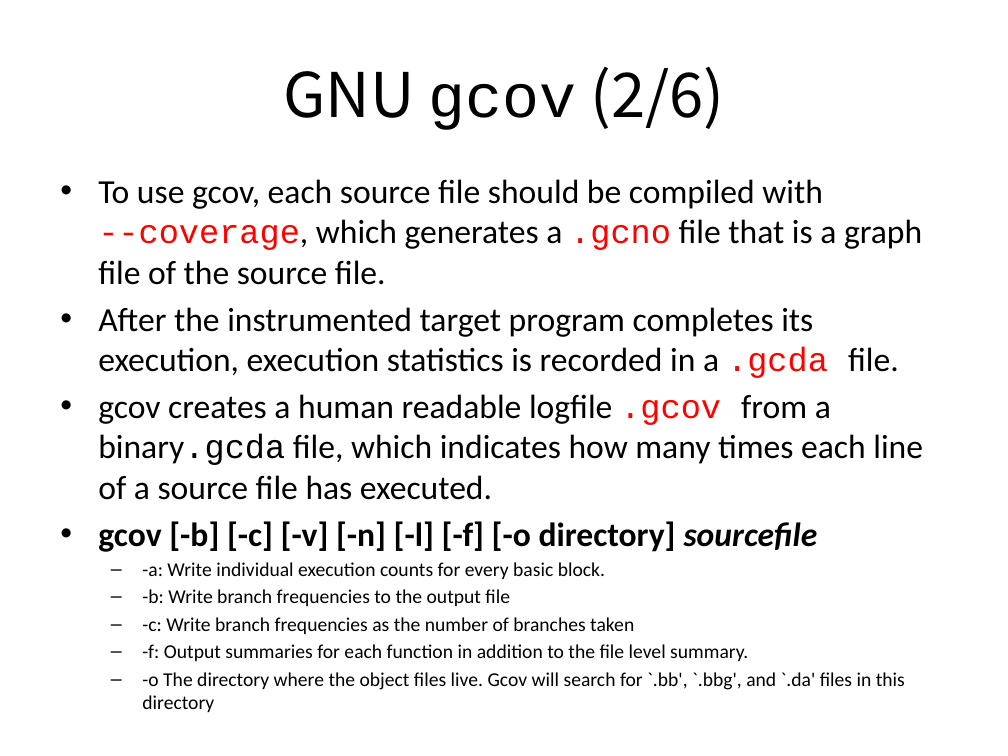
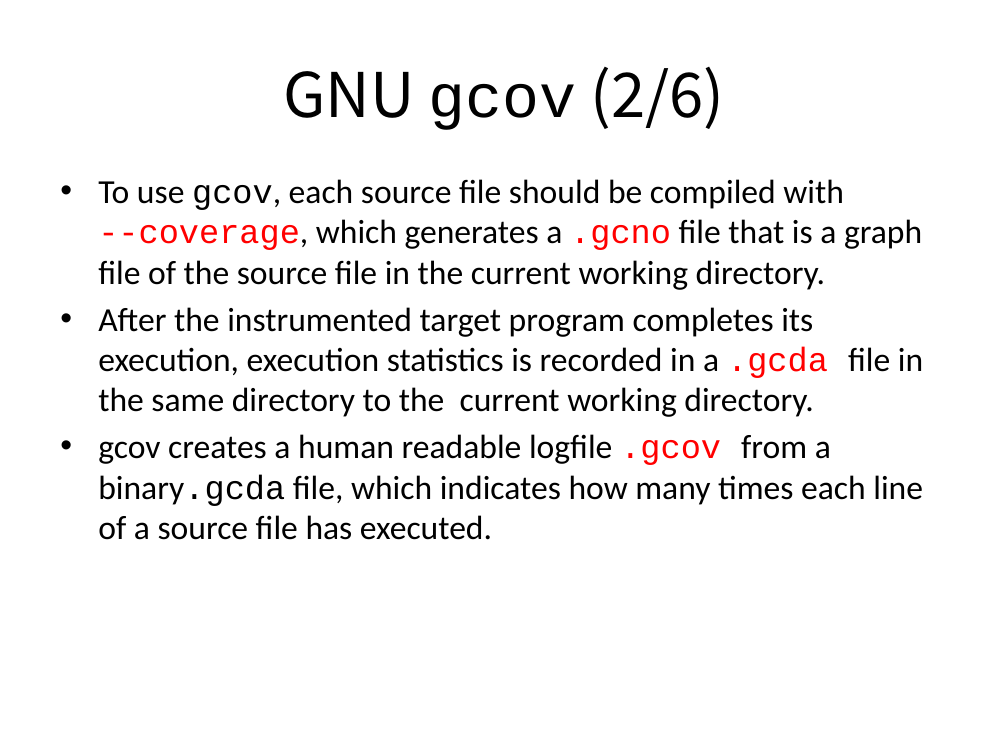
Before and after one commit to swtv-kaist/cs458-spring23, a slide deck: slide 2 of 2-coverage/lec6-gcov-llvm-cov-v5.pptx. Drawn at 1008x756 pixels with LibreOffice and Linux fonts; fonts in the diff are those of the drawing. Boxes give left, top, right and bottom in pixels: in the first picture for what was removed or moved away, otherwise in the second. Text is boxed around its words. In the diff, an @@ line names an element or a change of style, - is before the commit and + after.

```diff
--- a/2-coverage/lec6-gcov-llvm-cov-v5.pptx
+++ b/2-coverage/lec6-gcov-llvm-cov-v5.pptx
@@ text at (98, 179, 923, 417): text changed @@
-• To use gcov, each source file should be compiled with
-  --coverage, which generates a .gcno file that is a graph file of the source file.
-• After the instrumented target program completes its execution, execution statistics is recorded in a .gcda file.
+• To use gcov, each source file should be compiled with
+  --coverage, which generates a .gcno file that is a graph file of the source file in the current working directory.
+• After the instrumented target program completes its execution, execution statistics is recorded in a .gcda file in the same directory to the current working directory.
@@ text at (98, 521, 905, 712): paragraphs removed @@
-• gcov [-b] [-c] [-v] [-n] [-l] [-f] [-o directory] sourcefile
-  – -a: Write individual execution counts for every basic block.
-  – -b: Write branch frequencies to the output file
-  – -c: Write branch frequencies as the number of branches taken
-  – -f: Output summaries for each function in addition to the file level summary.
-  – -o The directory where the object files live. Gcov will search for `.bb', `.bbg', and `.da' files in this directory
```
Also in this commit, not shown: 1 other slide changed, 3 other files.
